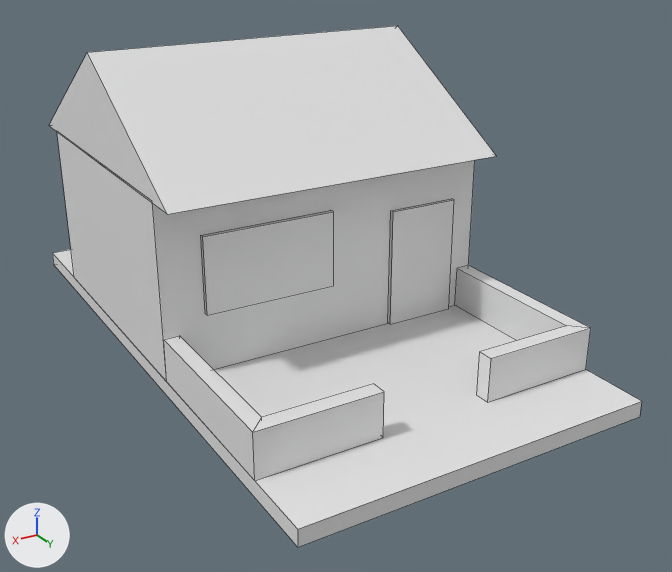
The FBX model SD Adventure/Assets/Graphics/3d Models/Buildings/Model Resources/House-1.FBX as it was, and as the next commit left it.
Rendered twice from a 50 mm camera at (6.95, 14.66, 7.24) aimed at (-0.69, 1.93, 0.87). Lighting does not change. The marker at lower left points along +X, +Y and +Z. Mesh edges are drawn as thin lines. Where no turn or scale is listed for an object, it has been applied to the vertices.

In view in the first picture: 'Casa'.
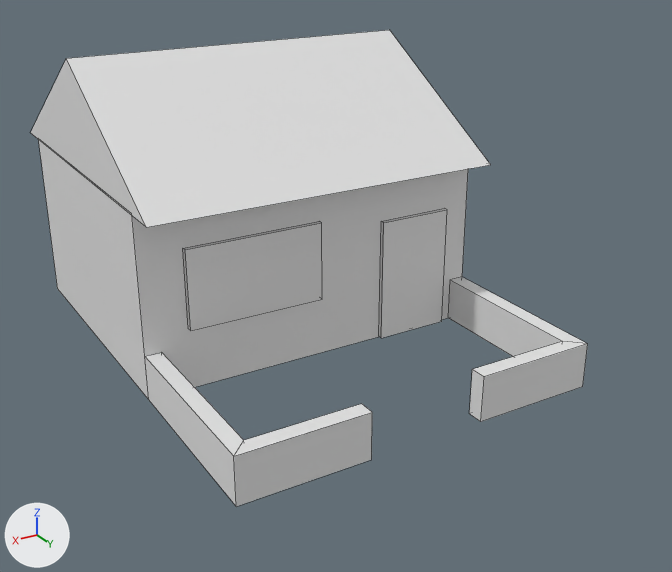
Where the change shows, as pixel boxes [x1, y1, x2, y2] in the pictures (672 x 572 px):
```json
{"object": "Casa", "change": "reshaped, moved", "before": [49, 26, 642, 547], "after": [31, 30, 588, 506], "on screen": "6% narrower, 9% shorter"}
{"part": 1, "of": "me_mesh", "change": "deleted", "before": [52, 249, 642, 547]}
```

Scene script edits in JSON lines:
```json
{"block": "me_mesh", "where": "me_mesh.from_pydata(...)  # 62 vertices, 37 faces; spans x -3.0..3.0, y -4.11..6.8, z -0.28..4.79"}
{"block": "me_mesh", "where": "# used by ob_casa; location = (-0.45, -0.38, 0.0)"}
{"block": "me_mesh", "change": "me_mesh part 1: the loose piece of 8 vertices spanning x -3.0..3.0, y -4.11..6.8, z -0.28..0.0 is deleted"}
{"op": "set", "path": "ob_casa.location", "old": "(-0.45, -0.38, 0.0)", "new": "(0.0, 0.0, 0.0)"}
```
